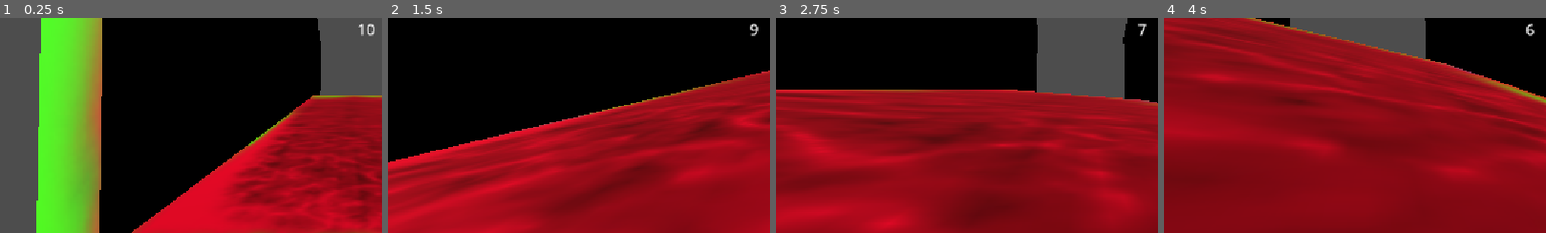
Above: before the commit, frames 1-4 (left to right).
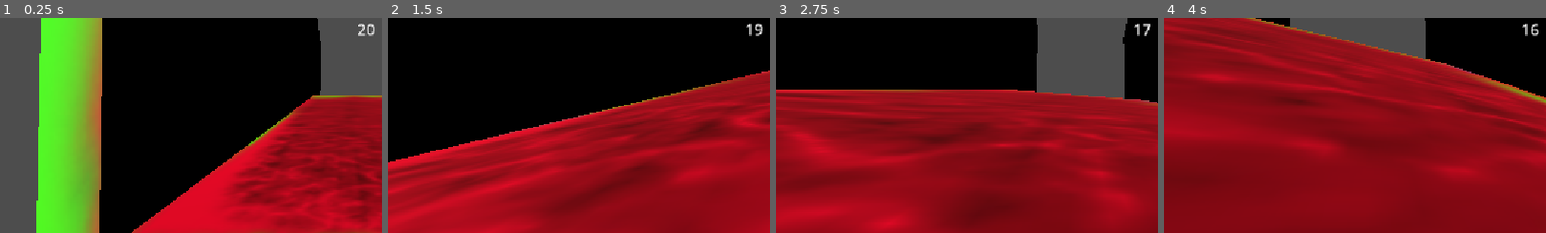
Above: after the commit, the same moments.

Repository: joeclarke9951/running-up-that-hill
Game: Godot game, scene res://Scenes/gameplay_scene.tscn
Same seed, same stepped clock (60 frames per second), same inputs: the game is played once before the commit and once after it.
Inputs (mouse positions are % of the whole screen's width and height, from its top left):
- Up to frame 1 (0.25 s): no input
- Up to frame 2 (1.5 s): tap Enter at 0.5 s; move the mouse to (55, 50) at 0.52 s; hold Shift (sprint) 0.53-1.28 s; hold W (forward) from 0.53 s (still down); tap Space (jump) at 0.77 s; move the mouse to (45, 50) at 1.27 s; tap Shift (sprint) at 1.35 s
- Up to frame 3 (2.75 s): keep holding W (forward); tap Space (jump) at 1.52 s; move the mouse to (52, 48) at 2.02 s; hold Shift (sprint) from 2.03 s (still down)
- Up to frame 4 (4 s): keep holding W (forward); move the mouse to (49, 52) at 2.77 s; release Shift (sprint) at 2.78 s; tap Shift (sprint) at 2.85 s; tap Space (jump) at 3.02, 3.77 s; move the mouse to (57, 51) at 3.52 s; hold Shift (sprint) from 3.53 s (still down)
The pictures show only the part of the screen within x 5-55%, y 0-50%; the shares and areas given below are measured in that part.

The runs differ from the first frame. In frame 1, less than 0.1% of the frame differs, in the area x 93-96%, y 2-9%; in frame 2, 0.2%, in the area x 93-98%, y 2-9%; in frame 3, 0.2%; in frame 4, 0.2%.

Commit message:
added timer and end screen

Diff:
--- /dev/null
+++ b/Scenes/end_menu.gd
@@ -0,0 +1,5 @@
+extends Node2D
+
+
+func _on_back_button_button_down() -> void:
+	get_tree().change_scene_to_file("res://Scenes/main_menu.tscn")
--- /dev/null
+++ b/Scenes/end_menu.tscn
@@ -0,0 +1,33 @@
+[gd_scene format=3 uid="uid://dq72eko7h6gpu"]
+
+[ext_resource type="Script" uid="uid://cfxlkao1jyr7p" path="res://Scenes/end_menu.gd" id="1_bg38y"]
+
+[node name="EndMenu" type="Node2D" unique_id=1588339771]
+script = ExtResource("1_bg38y")
+
+[node name="Camera2D" type="Camera2D" parent="." unique_id=1002336486]
+
+[node name="VBoxContainer" type="VBoxContainer" parent="Camera2D" unique_id=1293376818]
+anchors_preset = 8
+anchor_left = 0.5
+anchor_top = 0.5
+anchor_right = 0.5
+anchor_bottom = 0.5
+offset_left = -20.0
+offset_top = -27.5
+offset_right = 20.0
+offset_bottom = 27.5
+grow_horizontal = 2
+grow_vertical = 2
+alignment = 1
+
+[node name="EndText" type="Label" parent="Camera2D/VBoxContainer" unique_id=1843386334]
+layout_mode = 2
+text = "Game Over!"
+
+[node name="BackButton" type="Button" parent="Camera2D/VBoxContainer" unique_id=1230054147]
+layout_mode = 2
+text = "Back
+"
+
+[connection signal="button_down" from="Camera2D/VBoxContainer/BackButton" to="." method="_on_back_button_button_down"]
--- a/Scenes/gameplay_scene.tscn
+++ b/Scenes/gameplay_scene.tscn
@@ -129,6 +129,7 @@
 transform = Transform3D(1, 0, 0, 0, 1, 0, 0, 0, 1, 0, -0.82618713, 0)
 shape = SubResource("BoxShape3D_vek3k")
 
+[connection signal="timeout" from="PlayerBody/PlayerCamera/UI/GameTimer" to="PlayerBody/PlayerCamera/UI" method="_on_game_timer_timeout"]
 [connection signal="button_down" from="PlayerBody/PlayerCamera/PauseMenu/ResumeButton" to="PlayerBody/PlayerCamera/PauseMenu" method="_on_resume_button_button_down"]
 [connection signal="button_down" from="PlayerBody/PlayerCamera/PauseMenu/QuitButton" to="PlayerBody/PlayerCamera/PauseMenu" method="_on_quit_button_button_down"]
 [connection signal="body_entered" from="DeathVolume" to="DeathVolume" method="_on_body_entered"]
--- a/Scripts/Autoloads/gamemanager.gd
+++ b/Scripts/Autoloads/gamemanager.gd
@@ -6,7 +6,7 @@
 var viewport_width = 1152
 var viewport_height = 648
 
-var round_time_seconds = 10
+var round_time_seconds = 20
 
 func respawn(player:Player):
 	if player:
--- a/Scripts/pause_menu.gd
+++ b/Scripts/pause_menu.gd
@@ -17,4 +17,3 @@
 func _on_quit_button_button_down() -> void:
 	get_tree().paused = false
 	get_tree().change_scene_to_file("res://Scenes/main_menu.tscn")
-	GameManager.reset()
--- a/Scripts/ui.gd
+++ b/Scripts/ui.gd
@@ -13,3 +13,9 @@
 	# TODO connect the UI to "the current player"
 	$HealthText.text = str(GameManager.players[0].health)
 	$ScoreText.text = str(GameManager.players[0].score)
+
+
+
+func _on_game_timer_timeout() -> void:
+	MouseManager.release_mouse()
+	get_tree().change_scene_to_file("res://Scenes/end_menu.tscn")
Not shown, added: Scenes/end_menu.gd.uid
